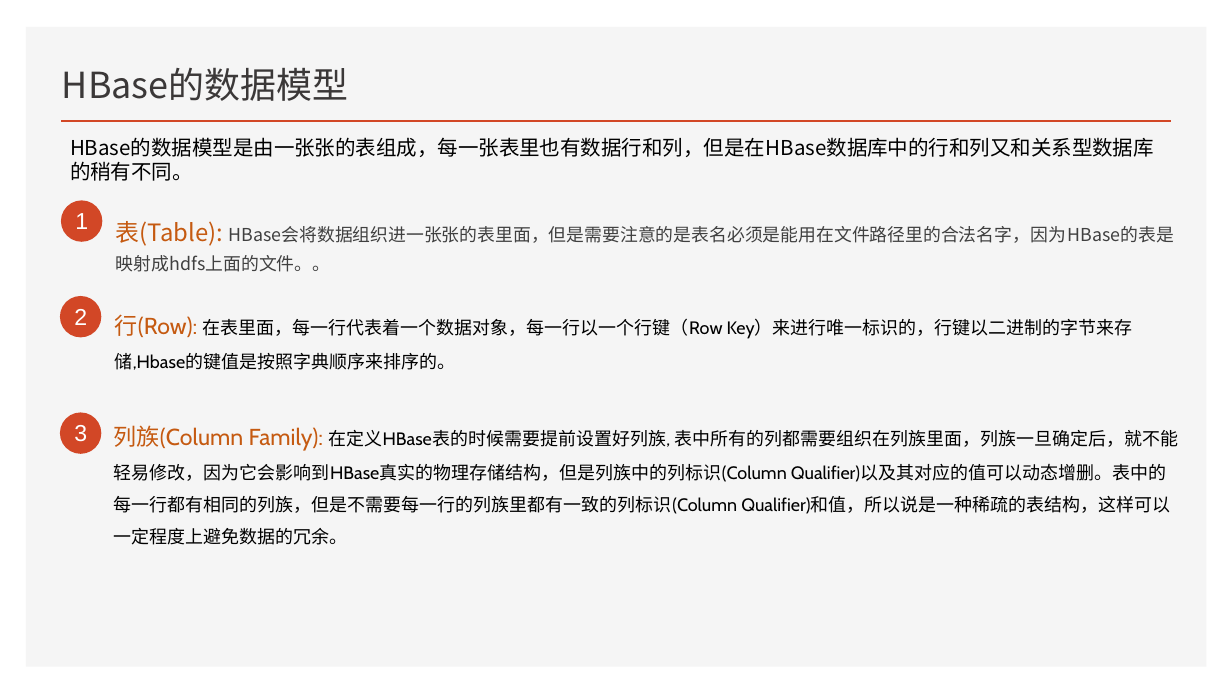
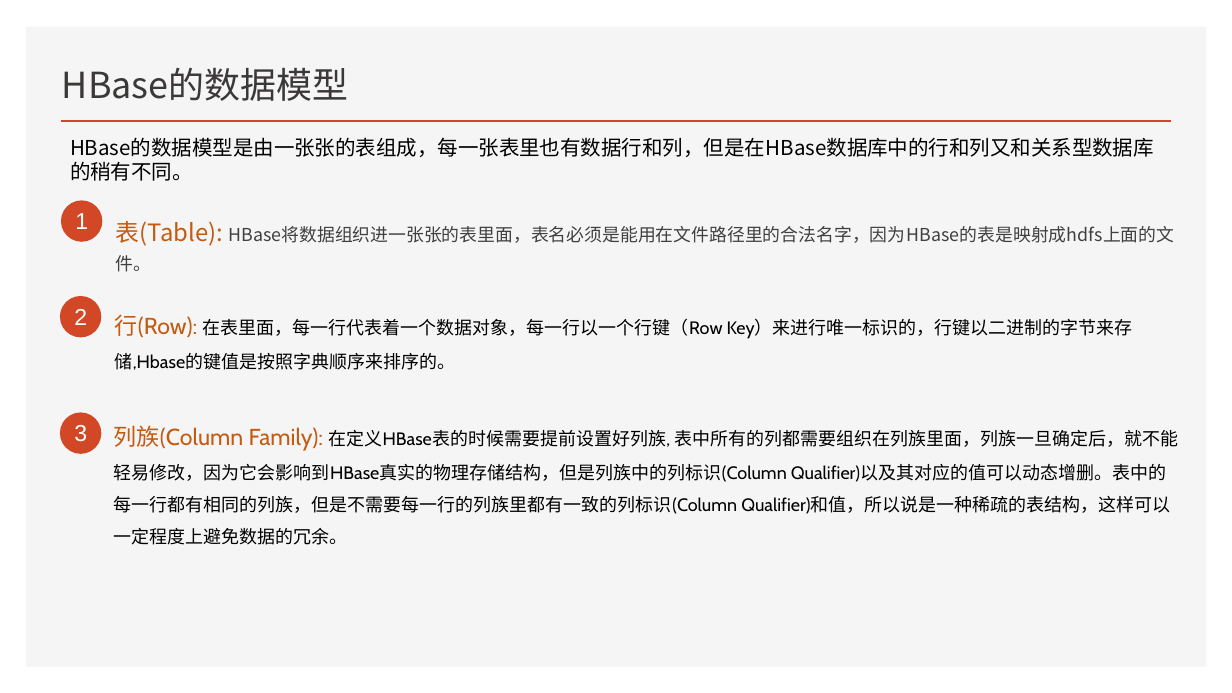
Before and after one commit to Zhangwusheng/Zhangwusheng.github.io, a slide deck: slide 3 of _posts/Hbase基本原理副本.pptx. Drawn at 1232x693 pixels with LibreOffice and Linux fonts; fonts in the diff are those of the drawing. Boxes give left, top, right and bottom in pixels: in the first picture for what was removed or moved away, otherwise in the second. Text is boxed around its words. In the diff, an @@ line names an element or a change of style, - is before the commit and + after.

```diff
--- a/_posts/Hbase基本原理副本.pptx
+++ b/_posts/Hbase基本原理副本.pptx
@@ text at bbox=[116, 221, 1175, 272]: text changed @@
-表(Table): HBase会将数据组织进一张张的表里面，但是需要注意的是表名必须是能用在文件路径里的合法名字，因为HBase的表是映射成hdfs上面的文件。。
+表(Table): HBase将数据组织进一张张的表里面，表名必须是能用在文件路径里的合法名字，因为HBase的表是映射成hdfs上面的文件。
```
Also in this commit, not shown: 4 other slides changed, 4 other files.
